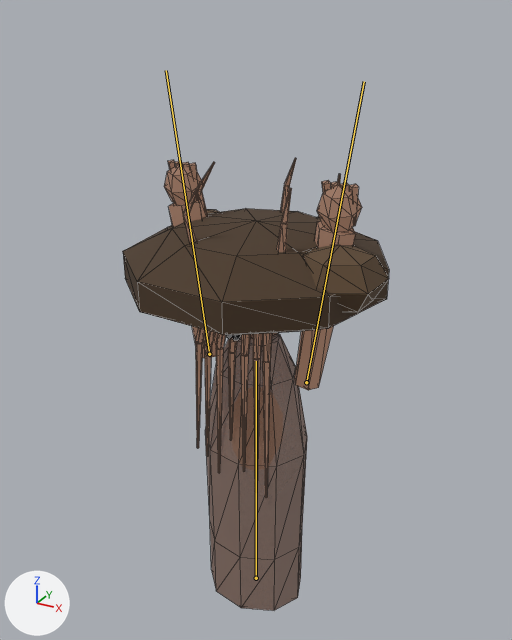
The glTF model assets3d/souls/soul_buried_old.glb: old version first, new version second.
The view is the same before and after, from a 50 mm lens placed at (1.53, -2.79, 1.12), pointed at (-0.04, 0.06, -0.31). The axes (+X, +Y, +Z) are drawn at lower left. The lights are the same throughout. The first picture is the older version. Both versions are drawn at frame 5 of the action 'Windup'; the numbers are the values there. The bones that change, and the others that lie on the model, are drawn over the model as lines. Mesh edges are drawn as thin lines.

Objects in the first picture: 'soul_buried_old_part0', 'soul_buried_old_part1', 'soul_buried_old_part2', 'soul_buried_old_part3', 'soul_buried_old_part5'.
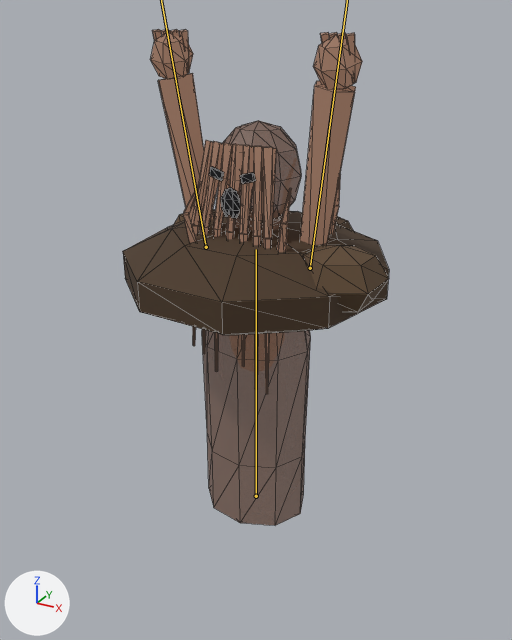
Location of each change, (x1, y1, x2, y2) in pixels of the pictures (512 x 640 px):
'soul_buried_old_part3', posed
    before: (205, 333, 307, 611)
    after: (202, 121, 311, 525)
'soul_buried_old_part2', posed (7% wider, 7% taller)
    before: (164, 158, 362, 498)
    after: (150, 29, 362, 394)
'soul_buried_old_part5', posed (mostly hidden before)
    before: (226, 335, 241, 341)
    after: (209, 166, 256, 219)
bone 'Body', root to tip
    before: (256, 578) to (256, 361)
    after: (256, 496) to (256, 249)

What the commit changed:
Bone 'Body' (bone_body) moves from (0.0, -1.6, 0.0) to (0.0, -1.111, 0.0).
Bone 'ArmL' (bone_arml) turns from (-173, -24, 18) to (-170, -10, 19) degrees about its own x, y and z.
Bone 'ArmR' (bone_armr) turns from (-173, 24, -18) to (-170, 10, -19) degrees about its own x, y and z.
